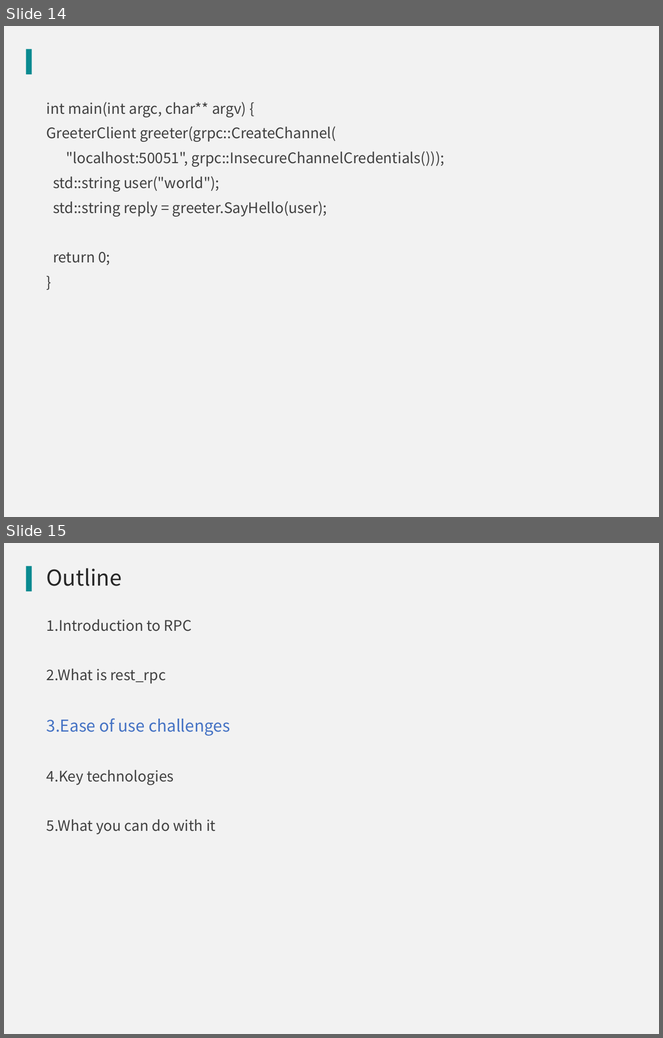
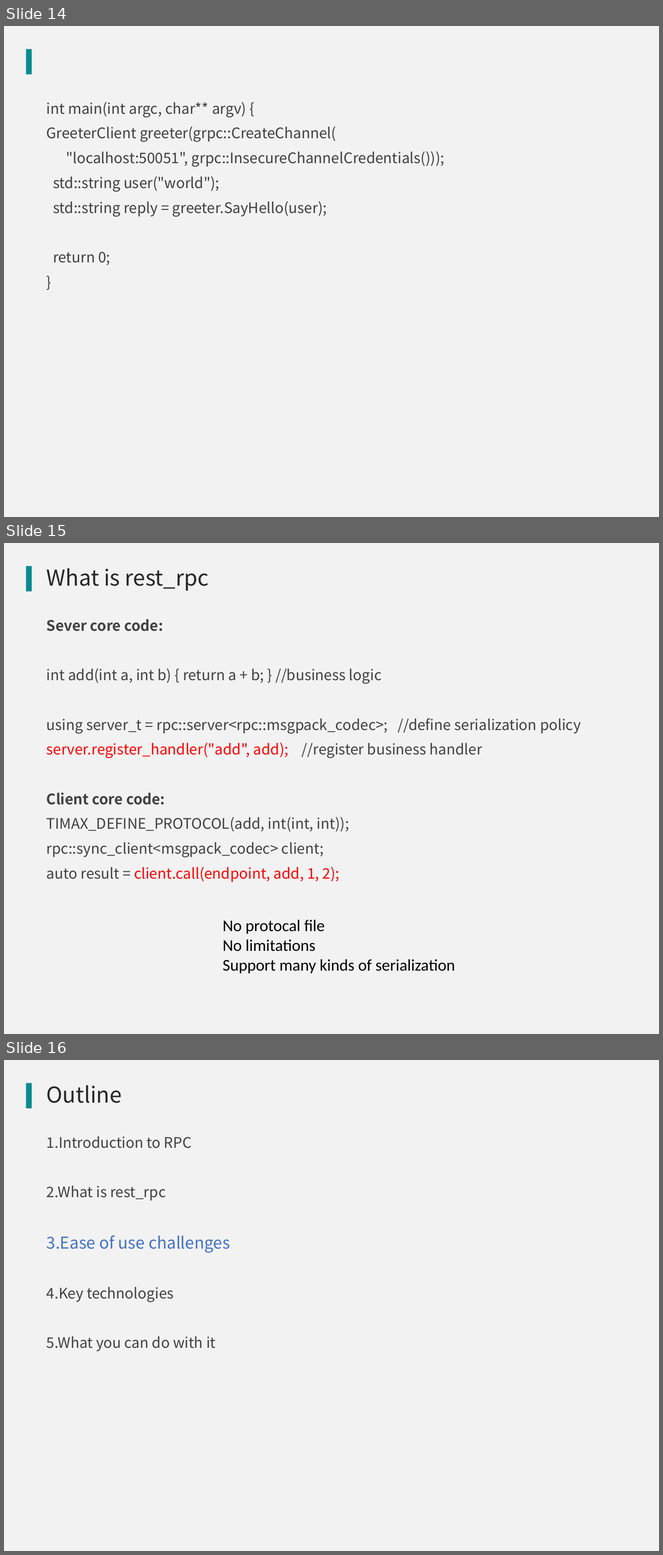
Before and after one commit to qicosmos/cppnow2017-ppt, a slide deck: An easy to use RPC framework implemented by c++11 and c++14 - shorter.pptx. Shown one above the other, each under a label of ours: slides 14 and 15 before the commit, slides 14, 15 and 16 after it. The pictures are 663x1038 and 663x1555 pixels, drawn with LibreOffice and Linux fonts; fonts in the diff are those of the drawing; background and template pictures are left out. Boxes give left, top, right and bottom in pixels: in the first picture for what was removed or moved away, otherwise in the second. Text is boxed around its words. In the diff, an @@ line names an element or a change of style, - is before the commit and + after.

```diff
--- a/An easy to use RPC framework implemented by c++11 and c++14 - shorter.pptx
+++ b/An easy to use RPC framework implemented by c++11 and c++14 - shorter.pptx
@@ slide 15 added at box(4, 543, 659, 1034), background #F2F2F2; not listed: 1 template element that a slide beside it also shows @@
@@ title added at box(47, 568, 209, 591), 24 pt, text #262626 @@
+What is rest_rpc
@@ text added at box(47, 619, 581, 883), 16 pt, text #404040 @@
+Sever core code:
+int add(int a, int b) { return a + b; } //business logic
+using server_t = rpc::server<rpc::msgpack_codec>; //define serialization policy
+server.register_handler("add", add); //register business handler
+Client core code:
+TIMAX_DEFINE_PROTOCOL(add, int(int, int));
+rpc::sync_client<msgpack_codec> client;
+auto result = client.call(endpoint, add, 1, 2);
@@ text added at box(223, 920, 455, 974), 18 pt, text #000000 @@
+No protocal file
+No limitations
+Support many kinds of serialization
@@ what was slide 15 is now slide 16 @@
```
Also in this commit, not shown: 5 slides changed, 1 other slide added.
